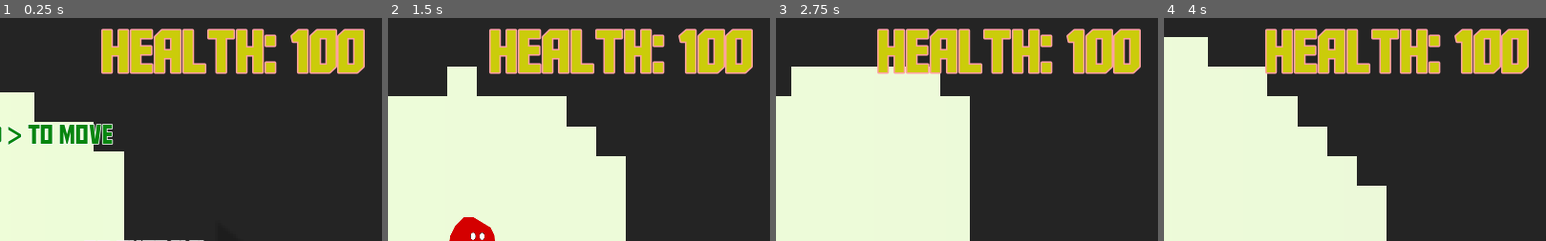
Above: before the commit, frames 1-4 (left to right).
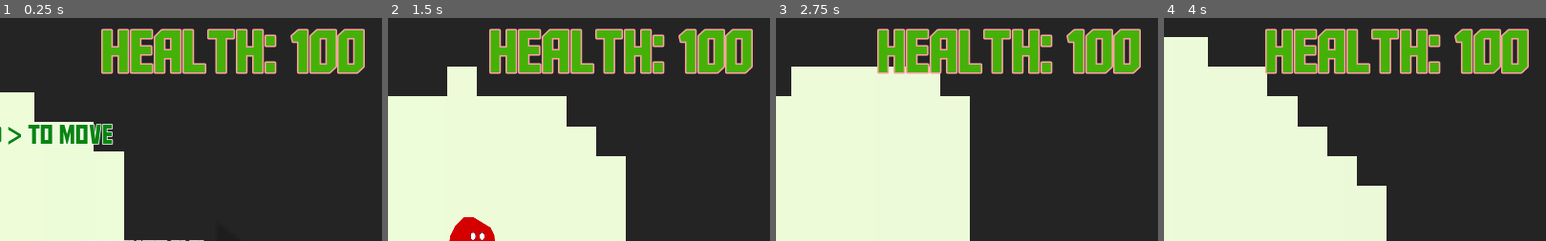
Above: after the commit, the same moments.

Repository: glitchcore/comfort
Game: Godot game, scene res://Scenes/BaseLevel.tscn
The game is run twice, just before and just after one commit, with the same random seed, the same clock (stepped at 60 frames per second) and the same inputs.
Inputs:
- Up to frame 1 (0.25 s): no input
- Up to frame 2 (1.5 s): tap Space (jump) at 0.5, 0.77, 1.25 s; hold Right (ui_right) from 0.53 s (still down)
- Up to frame 3 (2.75 s): tap Space (jump) at 1.52, 2 s; release Right (ui_right) at 2.03 s; hold Left (ui_left) from 2.03 s (still down)
- Up to frame 4 (4 s): tap Space (jump) at 2.75, 3.02, 3.5, 3.77 s; release Left (ui_left) at 2.78 s; hold Right (ui_right) from 2.78 s (still down)
The pictures show only the part of the screen within x 50-100%, y 0-50%; the shares and areas given below are measured in that part.

The runs differ from the first frame. In frame 1, 7.8% of the frame differs, in the area x 26-96%, y 5-25%; in frame 2, 7.8%; in frame 3, 7.8%; in frame 4, 7.8%.

Commit message:
fix hp color

Diff:
--- a/Autoload/Store.gd
+++ b/Autoload/Store.gd
@@ -22,7 +22,7 @@
 
 # game globals
 export var space_speed = 2
-export var space_threshold = 500
+export var space_threshold = 700
 export var player_speed = 1000
 export var player_comfort_speed = 300
 export var jump_amount = 2000
@@ -65,6 +65,8 @@
 	else:
 		if hp > ZONE_HP_THRESHOLD:
 			take_damage(BAD_ZONE_DAMAGE)
+		else:
+			take_damage(0)
 
 func _physics_process(_delta: float) -> void:
 	if not player_alive:
@@ -83,8 +85,7 @@
 	hp -= damage
 	hp = clamp(hp, 0, HP_MAX)
 
-	if prev_hp != hp:
-		emit_signal("update_hp", hp, damage)
+	emit_signal("update_hp", hp, damage)
 
 	if hp <= 0:
 		# for killed animation
--- a/UserInterface/GameData.gd
+++ b/UserInterface/GameData.gd
@@ -10,7 +10,7 @@
 	update_hp(store.hp, 0)
 
 func update_hp(hp, damage):
-	if damage < 0:
+	if damage < 0 or hp == 100:
 		$Health.set("custom_colors/font_color", Color("45b108"))
 	elif damage == 0:
 		$Health.set("custom_colors/font_color", Color("cbcc0a"))
@@ -18,7 +18,7 @@
 		$Health.set("custom_colors/font_color", Color("eb1616"))
 
 	if hp > 0:
-		$Health.text = ("-" if damage > 0 else " ") + "Health: %s" % hp
+		$Health.text = "Health: %s" % hp
 	else:
 		$Health.text = "You died\nPress jump to play again"
 
